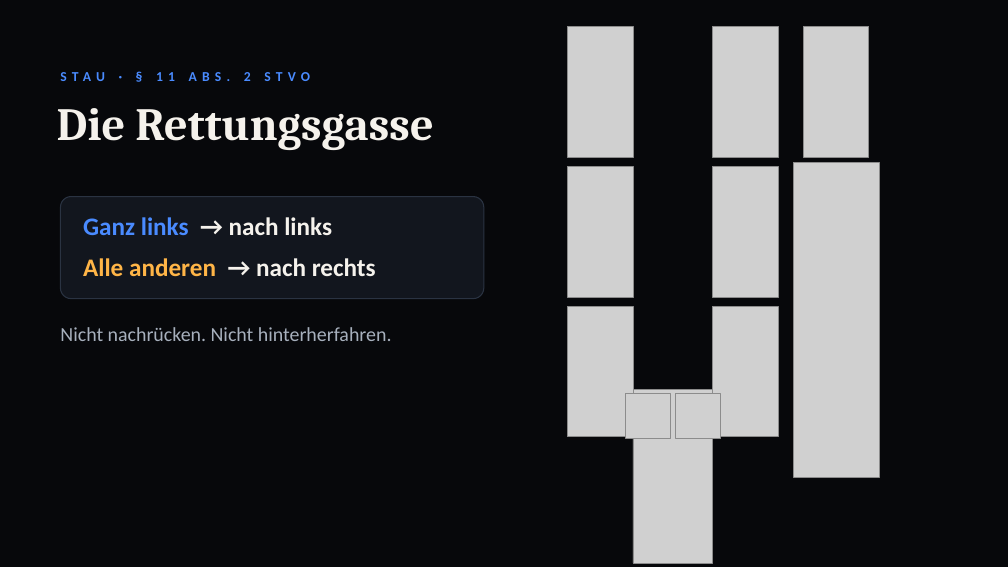
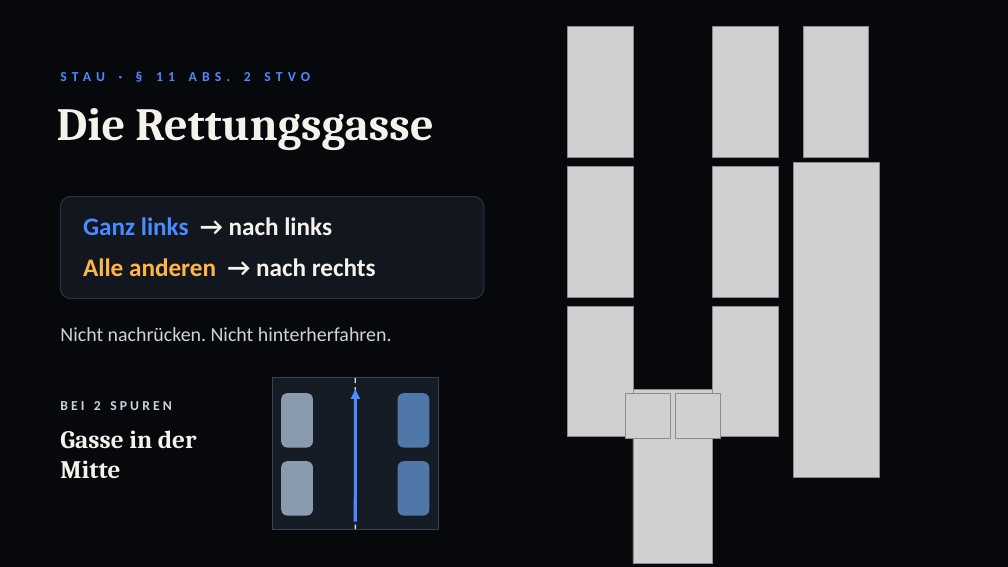
Before and after one commit to serband1995-hue/Fahrlehrer-Kompass-, a slide deck: slide 21 of theorie/lektion11/Lektion11_Besondere_Situationen.pptx. Drawn at 1008x567 pixels with LibreOffice and Linux fonts; fonts in the diff are those of the drawing; grey boxes stand for pictures; background and template pictures are left out. Boxes give left, top, right and bottom in pixels: in the first picture for what was removed or moved away, otherwise in the second. Text is boxed around its words. In the diff, an @@ line names an element or a change of style, - is before the commit and + after.

```diff
--- a/theorie/lektion11/Lektion11_Besondere_Situationen.pptx
+++ b/theorie/lektion11/Lektion11_Besondere_Situationen.pptx
@@ text "Nicht nachrücken. Nicht hinterherfahren." at box(60, 327, 392, 341): text colour #A7B0BD to #CDD3DC @@
@@ rectangle added at box(272, 378, 439, 529), fill #161C25, outline #3A4252 1 pt @@
@@ line added from (355, 378) to (355, 529), #D9DEE5 1.25 pt dashed @@
@@ arrow added from (355, 522) to (355, 389), #4A8BFF 3 pt @@
@@ text added at box(60, 401, 172, 410), 13 pt, text #CDD3DC, bold @@
+BEI 2 SPUREN
@@ rounded rectangle added at box(281, 393, 313, 448), fill #8A9BB0 @@
@@ rounded rectangle added at box(398, 393, 430, 448), fill #4F78A8 @@
@@ text added at box(60, 430, 197, 478), 24 pt, text #F5F2EC, bold @@
+Gasse in der Mitte
@@ rounded rectangle added at box(281, 461, 313, 516), fill #8A9BB0 @@
@@ rounded rectangle added at box(398, 461, 430, 516), fill #4F78A8 @@
```
Also in this commit, not shown: 21 other slides changed, 1 slide added, 1 slide removed, 2 other files.
